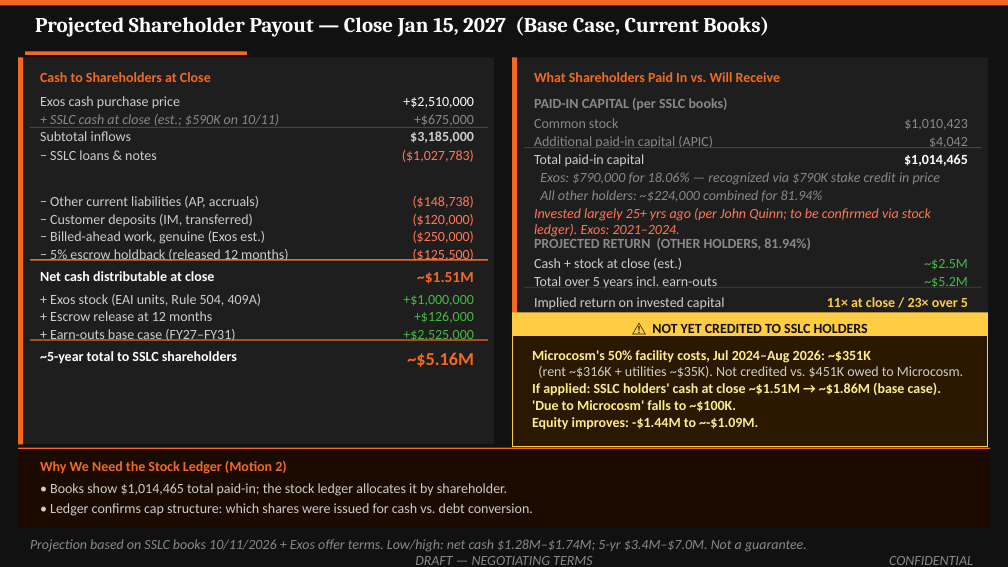
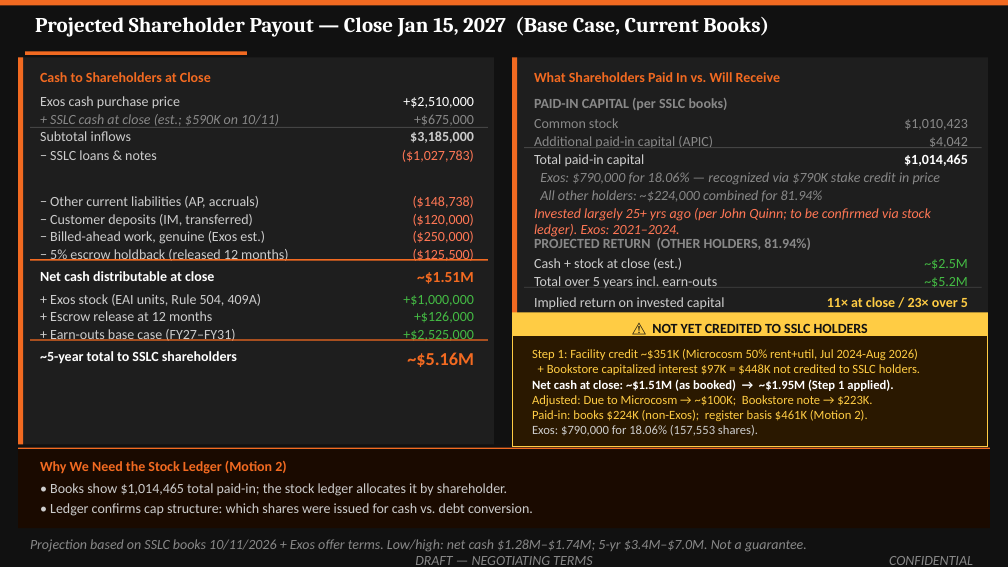
Before and after one commit to ExosAerospace/workspace, a slide deck: slide 15 of drafts/Exos_SSLC_Board_Offer_Overview_2026-10-10_r2.pptx (slide 13 before the commit). Drawn at 1008x567 pixels with LibreOffice and Linux fonts; fonts in the diff are those of the drawing. Boxes give left, top, right and bottom in pixels: in the first picture for what was removed or moved away, otherwise in the second. Text is boxed around its words. In the diff, an @@ line names an element or a change of style, - is before the commit and + after.

```diff
--- a/drafts/Exos_SSLC_Board_Offer_Overview_2026-10-10_r2.pptx
+++ b/drafts/Exos_SSLC_Board_Offer_Overview_2026-10-10_r2.pptx
@@ text at <box>532,349,920,436</box>: text changed; size 10 to 9 pt; text colour #FFEE88 to #FFCC44; bold off @@
-Microcosm's 50% facility costs, Jul 2024–Aug 2026: ~$351K
-(rent ~$316K + utilities ~$35K). Not credited vs. $451K owed to Microcosm.
-If applied: SSLC holders' cash at close ~$1.51M → ~$1.86M (base case).
-'Due to Microcosm' falls to ~$100K.
-Equity improves: -$1.44M to ~-$1.09M.
+Step 1: Facility credit ~$351K (Microcosm 50% rent+util, Jul 2024-Aug 2026)
++ Bookstore capitalized interest $97K = $448K not credited to SSLC holders.
+Net cash at close: ~$1.51M (as booked) → ~$1.95M (Step 1 applied).
+Adjusted: Due to Microcosm → ~$100K; Bookstore note → $223K.
+Paid-in: books $224K (non-Exos); register basis $461K (Motion 2).
+Exos: $790,000 for 18.06% (157,553 shares).
```
Also in this commit, not shown: 5 other slides changed, 2 slides added, 2 other files.
